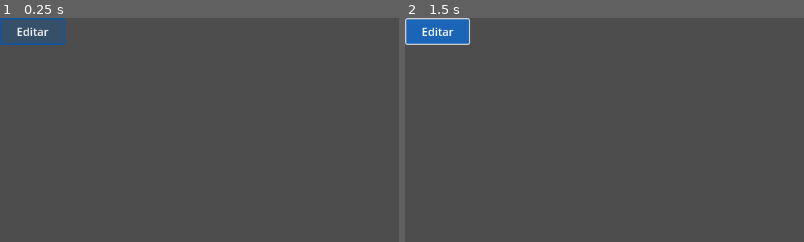
Above: before the commit, frames 1-2 (left to right).
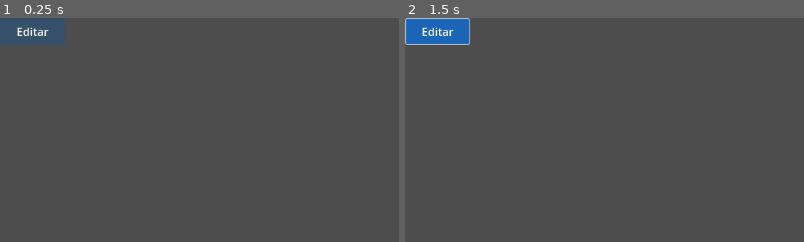
Above: after the commit, the same moments.

Repository: jcmljunior/hello
Game: Godot game, scene res://core/button/objects/button.tscn
Same seed, same stepped clock (60 frames per second), same inputs: the game is played once before the commit and once after it. The project has no main scene, so this scene is started directly.
Inputs:
- Up to frame 1 (0.25 s): no input
- Up to frame 2 (1.5 s): click "Editar" at 0.5 s; click "Editar" at 1.25 s
The pictures show only the part of the screen within x 0-50%, y 0-50%; the shares and areas given below are measured in that part.

The runs differ from the first frame. In frame 1, 0.3% of the frame differs, in the area x 0-17%, y 0-13%; in frame 2, 0.4%.

Commit message:
Adicionado estilização do componente botão.

Diff:
--- a/core/button/objects/button.tscn
+++ b/core/button/objects/button.tscn
@@ -12,6 +12,7 @@
 border_width_top = 2
 border_width_right = 2
 border_width_bottom = 2
+border_blend = true
 corner_radius_top_left = 3
 corner_radius_top_right = 3
 corner_radius_bottom_right = 3
@@ -22,12 +23,13 @@
 content_margin_top = 8.0
 content_margin_right = 24.0
 content_margin_bottom = 8.0
-bg_color = Color(0.0509804, 0.337255, 0.65098, 0.333333)
+bg_color = Color(0.0509804, 0.337255, 0.65098, 0.117647)
 border_width_left = 2
 border_width_top = 2
 border_width_right = 2
 border_width_bottom = 2
-border_color = Color(0.0509804, 0.337255, 0.65098, 0.333333)
+border_color = Color(0.0509804, 0.337255, 0.65098, 0.117647)
+border_blend = true
 corner_radius_top_left = 3
 corner_radius_top_right = 3
 corner_radius_bottom_right = 3
@@ -39,6 +41,8 @@
 content_margin_right = 24.0
 content_margin_bottom = 8.0
 bg_color = Color(0.0784314, 0.407843, 0.772549, 0.666667)
+border_color = Color(0.0784314, 0.407843, 0.772549, 0.666667)
+border_blend = true
 corner_radius_top_left = 3
 corner_radius_top_right = 3
 corner_radius_bottom_right = 3
@@ -55,6 +59,7 @@
 border_width_right = 2
 border_width_bottom = 2
 border_color = Color(0.0449269, 0.322996, 0.62513, 1)
+border_blend = true
 corner_radius_top_left = 3
 corner_radius_top_right = 3
 corner_radius_bottom_right = 3
@@ -70,7 +75,8 @@
 border_width_top = 2
 border_width_right = 2
 border_width_bottom = 2
-border_color = Color(0.0509804, 0.337255, 0.65098, 1)
+border_color = Color(0.0509804, 0.337255, 0.65098, 0.333333)
+border_blend = true
 corner_radius_top_left = 3
 corner_radius_top_right = 3
 corner_radius_bottom_right = 3
--- a/core/button/scripts/button.gd
+++ b/core/button/scripts/button.gd
@@ -1,3 +1,4 @@
+class_name CoreButton
 extends Button
 
 @export var focus := false
--- /dev/null
+++ b/core/button/themes/button_disabled.tres
@@ -0,0 +1,18 @@
+[gd_resource type="StyleBoxFlat" format=3 uid="uid://4c7injja0kri"]
+
+[resource]
+content_margin_left = 24.0
+content_margin_top = 8.0
+content_margin_right = 24.0
+content_margin_bottom = 8.0
+bg_color = Color(0.0509804, 0.337255, 0.65098, 0.117647)
+border_width_left = 2
+border_width_top = 2
+border_width_right = 2
+border_width_bottom = 2
+border_color = Color(0.0509804, 0.337255, 0.65098, 0.117647)
+border_blend = true
+corner_radius_top_left = 3
+corner_radius_top_right = 3
+corner_radius_bottom_right = 3
+corner_radius_bottom_left = 3
--- /dev/null
+++ b/core/button/themes/button_focus.tres
@@ -0,0 +1,17 @@
+[gd_resource type="StyleBoxFlat" format=3 uid="uid://dy076p4j0fyy3"]
+
+[resource]
+content_margin_left = 24.0
+content_margin_top = 8.0
+content_margin_right = 24.0
+content_margin_bottom = 8.0
+bg_color = Color(0.0784314, 0.407843, 0.772549, 0.666667)
+border_width_left = 2
+border_width_top = 2
+border_width_right = 2
+border_width_bottom = 2
+border_blend = true
+corner_radius_top_left = 3
+corner_radius_top_right = 3
+corner_radius_bottom_right = 3
+corner_radius_bottom_left = 3
--- /dev/null
+++ b/core/button/themes/button_hover.tres
@@ -0,0 +1,14 @@
+[gd_resource type="StyleBoxFlat" format=3 uid="uid://7h3tepmmg7hn"]
+
+[resource]
+content_margin_left = 24.0
+content_margin_top = 8.0
+content_margin_right = 24.0
+content_margin_bottom = 8.0
+bg_color = Color(0.0784314, 0.407843, 0.772549, 0.666667)
+border_color = Color(0.0784314, 0.407843, 0.772549, 0.666667)
+border_blend = true
+corner_radius_top_left = 3
+corner_radius_top_right = 3
+corner_radius_bottom_right = 3
+corner_radius_bottom_left = 3
--- /dev/null
+++ b/core/button/themes/button_normal.tres
@@ -0,0 +1,18 @@
+[gd_resource type="StyleBoxFlat" format=3 uid="uid://dmobc0nutaxdr"]
+
+[resource]
+content_margin_left = 24.0
+content_margin_top = 8.0
+content_margin_right = 24.0
+content_margin_bottom = 8.0
+bg_color = Color(0.0509804, 0.337255, 0.65098, 0.333333)
+border_width_left = 2
+border_width_top = 2
+border_width_right = 2
+border_width_bottom = 2
+border_color = Color(0.0509804, 0.337255, 0.65098, 0.333333)
+border_blend = true
+corner_radius_top_left = 3
+corner_radius_top_right = 3
+corner_radius_bottom_right = 3
+corner_radius_bottom_left = 3
--- /dev/null
+++ b/core/button/themes/button_pressed.tres
@@ -0,0 +1,18 @@
+[gd_resource type="StyleBoxFlat" format=3 uid="uid://cng6oq0oakyf6"]
+
+[resource]
+content_margin_left = 24.0
+content_margin_top = 8.0
+content_margin_right = 24.0
+content_margin_bottom = 8.0
+bg_color = Color(0.0431373, 0.321569, 0.623529, 0.333333)
+border_width_left = 2
+border_width_top = 2
+border_width_right = 2
+border_width_bottom = 2
+border_color = Color(0.0449269, 0.322996, 0.62513, 1)
+border_blend = true
+corner_radius_top_left = 3
+corner_radius_top_right = 3
+corner_radius_bottom_right = 3
+corner_radius_bottom_left = 3
